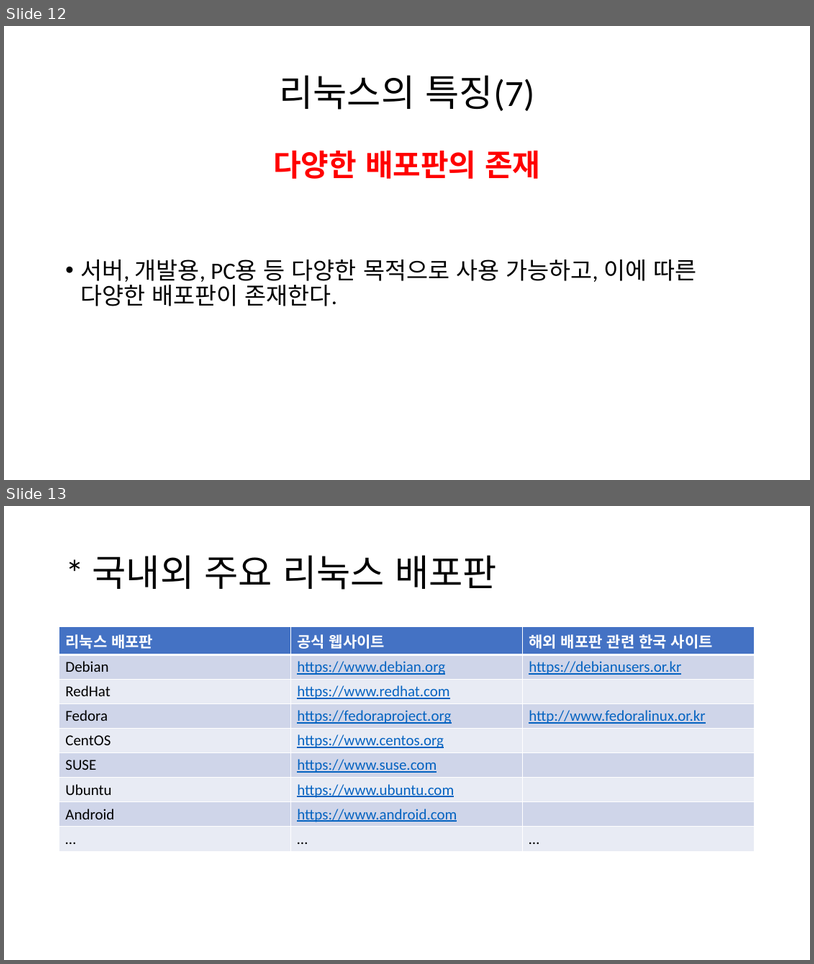
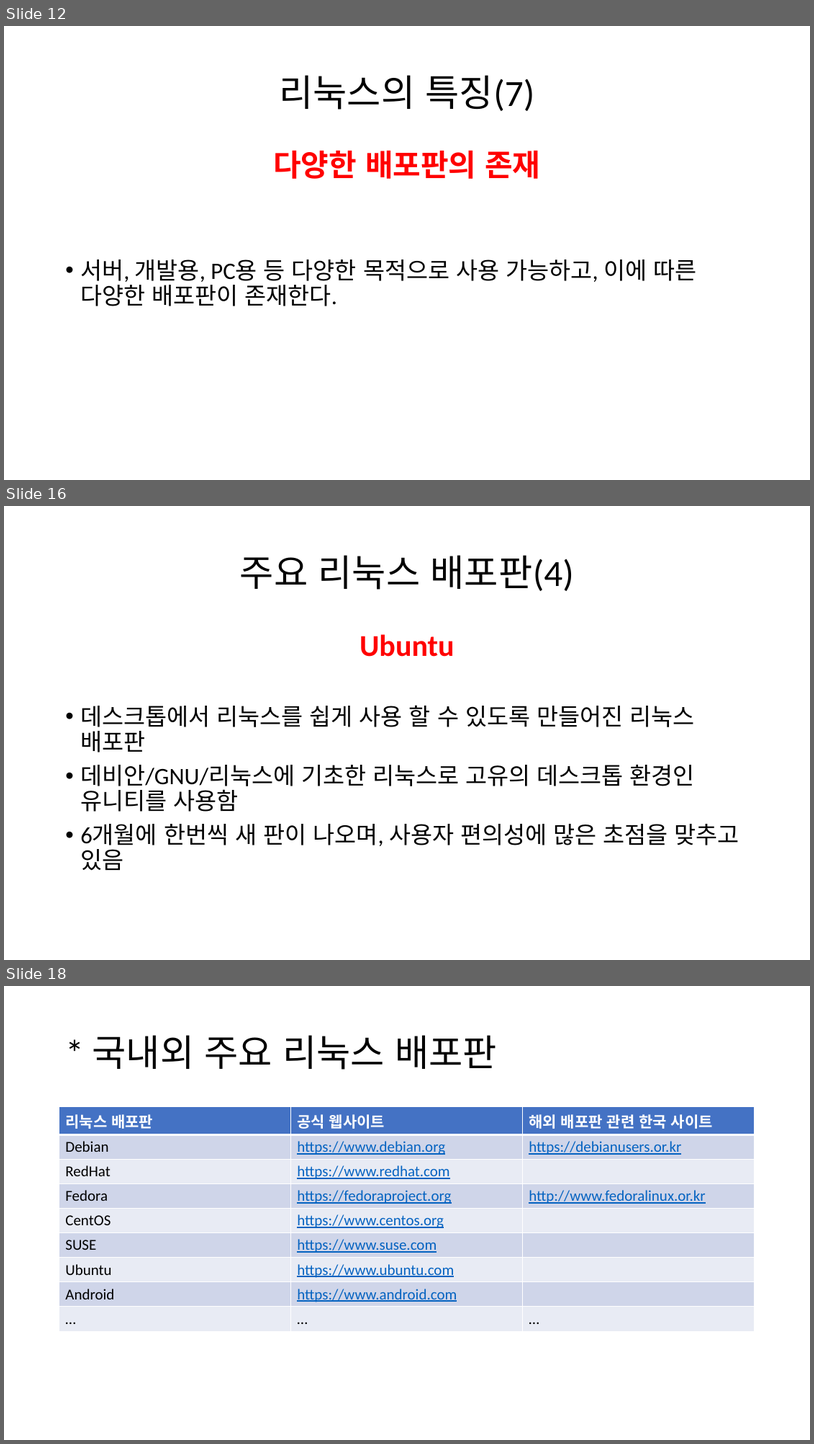
Before and after one commit to Runtym/osf-homework, a slide deck: src/kimbongkook/Linux.pptx. Shown one above the other, each under a label of ours: slides 12 and 13 before the commit, slides 12, 16 and 18 after it; the slides between them are not shown. The pictures are 814x964 and 814x1444 pixels, drawn with LibreOffice and Linux fonts; fonts in the diff are those of the drawing. Boxes give left, top, right and bottom in pixels: in the first picture for what was removed or moved away, otherwise in the second. Text is boxed around its words. In the diff, an @@ line names an element or a change of style, - is before the commit and + after.

```diff
--- a/src/kimbongkook/Linux.pptx
+++ b/src/kimbongkook/Linux.pptx
@@ slide 16 added at [4, 506, 810, 960], background #FFFFFF @@
@@ title added at [240, 555, 574, 591], 44 pt, text #000000 @@
+주요 리눅스 배포판(4)
@@ text added at [80, 634, 740, 870], 28 pt, text #000000 @@
+Ubuntu
+• 데스크톱에서 리눅스를 쉽게 사용 할 수 있도록 만들어진 리눅스 배포판
+• 데비안/GNU/리눅스에 기초한 리눅스로 고유의 데스크톱 환경인 유니티를 사용함
+• 6개월에 한번씩 새 판이 나오며, 사용자 편의성에 많은 초점을 맞추고 있음
@@ what was slide 13 is now slide 18 @@
```
Also in this commit, not shown: 4 other slides added.
